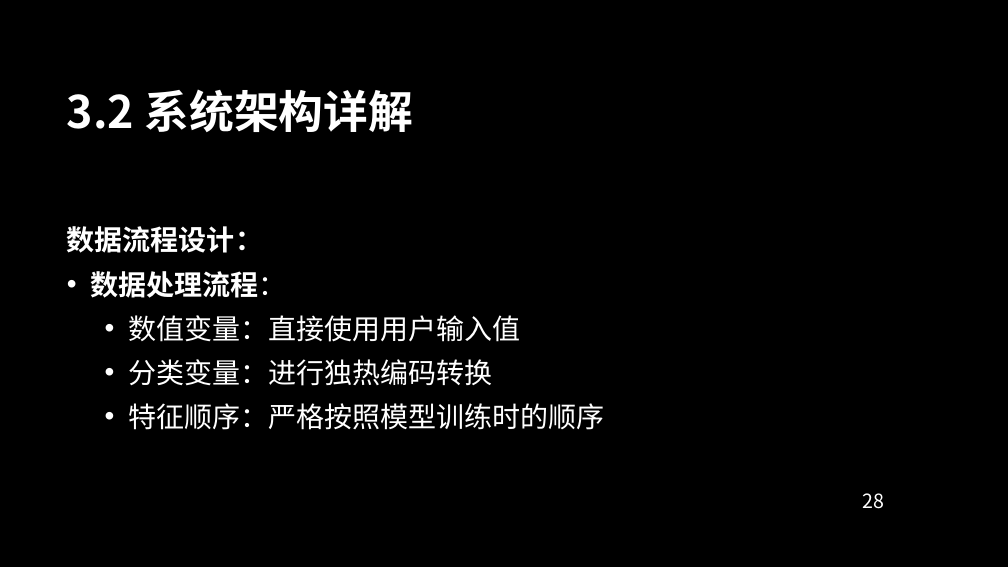
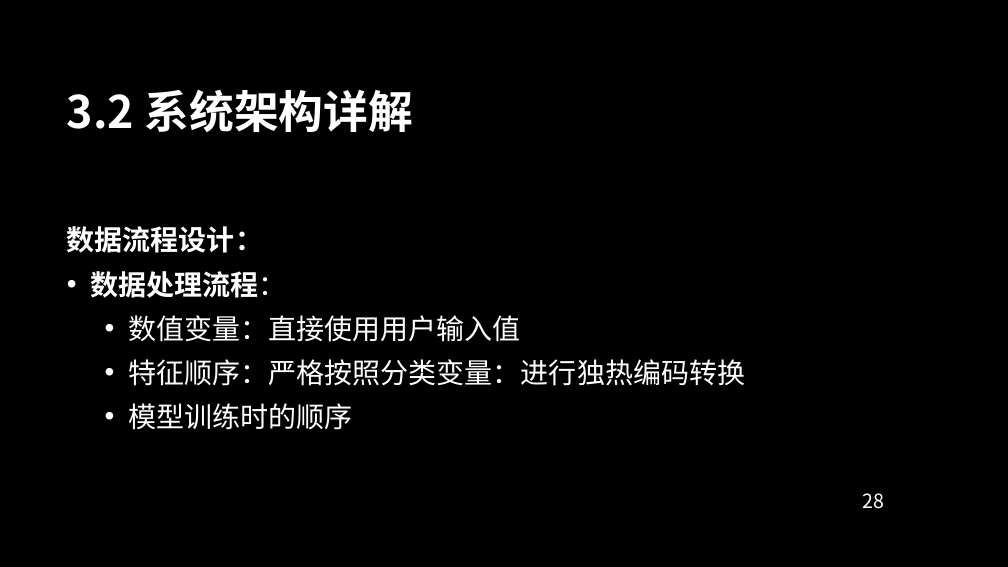
Before and after one commit to Kiriny1999/analysis-ic-model, a slide deck: slide 28 of shiny_share/shiny_app_documentation.pptx. Drawn at 1008x567 pixels with LibreOffice and Linux fonts; fonts in the diff are those of the drawing; background and template pictures are left out. Boxes give left, top, right and bottom in pixels: in the first picture for what was removed or moved away, otherwise in the second. Text is boxed around its words. In the diff, an @@ line names an element or a change of style, - is before the commit and + after.

```diff
--- a/shiny_share/shiny_app_documentation.pptx
+++ b/shiny_share/shiny_app_documentation.pptx
@@ text at (128, 359, 745, 430): text changed @@
-  • 分类变量：进行独热编码转换
-  • 特征顺序：严格按照模型训练时的顺序
+  • 特征顺序：严格按照分类变量：进行独热编码转换
+  • 模型训练时的顺序
```
Also in this commit, not shown: 3 other slides changed, 5 other files.
